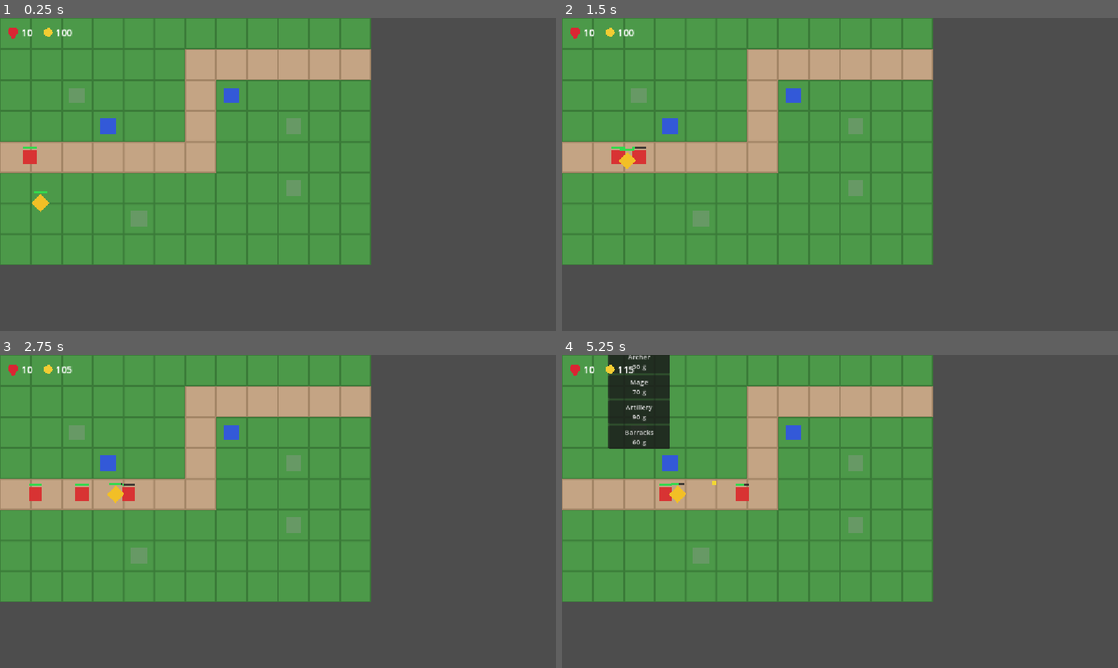
Above: before the commit, frames 1-4 (two rows, left to right).
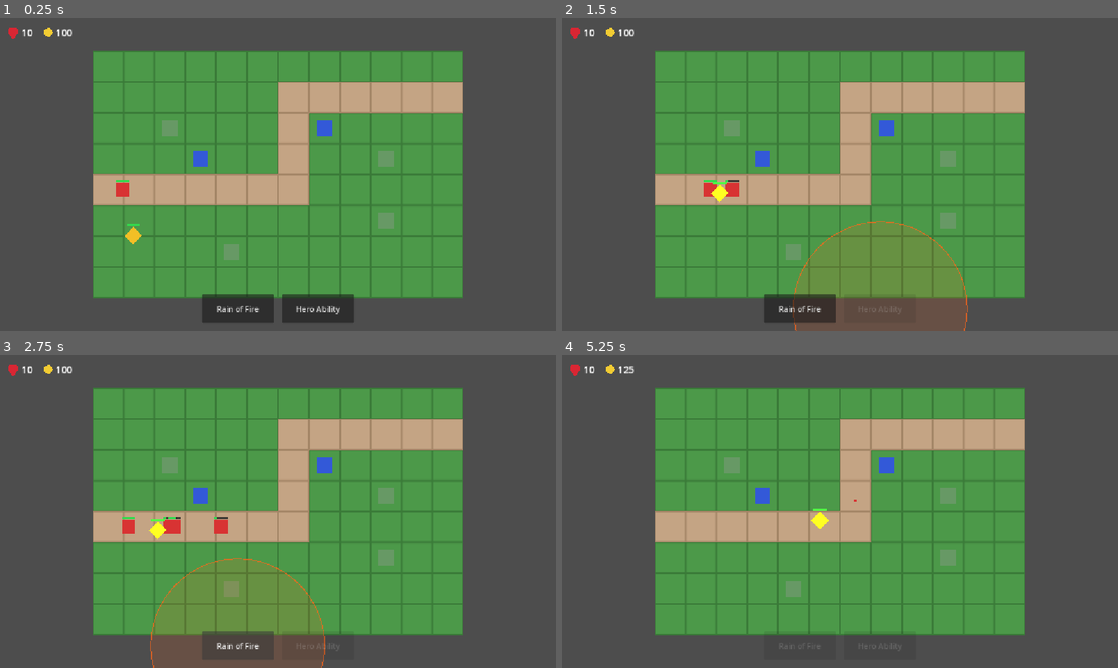
Above: after the commit, the same moments.

Repository: kevinyyin/towerdefensecc
Game: Godot game, scene res://scenes/main/main.tscn
Two runs of this game, one before a commit and one after it. Both use one fixed random seed, a clock stepped at 60 frames per second and the inputs below.
Inputs (mouse positions are in pixels of both pictures, inside the frame that each line leads up to):
- Up to frame 1 (0.25 s): no input
- Up to frame 2 (1.5 s): click (801, 309) at 0.5 s, where only the run after the commit has a clickable "Rain of Fire"; click (878, 309) at 1.25 s, where only the run after the commit has a clickable "Hero Ability"
- Up to frame 3 (2.75 s): click (239, 646) at 2 s, where only the run after the commit has a clickable "Rain of Fire"
- Up to frame 4 (5.25 s): click (801, 646) at 2.75 s, where only the run after the commit has a clickable "Rain of Fire"; move the mouse to (667, 464) at 3.52 s; click (667, 464) at 3.67 s; move the mouse to (795, 433) at 4.27 s; click (795, 433) at 4.42 s; move the mouse to (639, 433) at 5.02 s; click (639, 433) at 5.17 s

The runs differ from the first frame. In frame 1, 54% of the frame differs, in the area x 0-84%, y 0-98%; in frame 2, 57%, in the area x 0-84%, y 0-100%; in frame 3, 56%; in frame 4, 53%.

Commit message:
Add Rain of Fire spell, hero ability, screen shake, particles, and Barracks spawn cap
- Rain of Fire spell button: arm, click the map for AOE magic damage
  with a preview circle and cooldown.
- Hero ability button: 5s invulnerability + 25% attack speed.
- Trauma-based screen shake, triggered on damage >= 20 (Artillery,
  Mage, Rain of Fire), via a new Camera2D + ScreenShake autoload.
- Simple CPUParticles2D trails on projectiles, enemy death bursts,
  and spell impact bursts.
- Barracks now caps its own units at 3 alive at once instead of
  spawning a fresh squad regardless of survivors.
- Add plan.md (isometric tilt / fast-forward / early wave start /
  radial tower menu) for reference; not yet implemented.

Diff:
--- a/project.godot
+++ b/project.godot
@@ -19,6 +19,7 @@
 
 Grid="*res://scripts/autoload/grid.gd"
 GameManager="*res://scripts/autoload/game_manager.gd"
+ScreenShake="*res://scripts/autoload/screen_shake.gd"
 
 [display]
 
--- /dev/null
+++ b/scenes/effects/death_explosion.tscn
@@ -0,0 +1,19 @@
+[gd_scene load_steps=1 format=3]
+
+[node name="DeathExplosion" type="CPUParticles2D"]
+emitting = true
+one_shot = true
+explosiveness = 1.0
+amount = 24
+lifetime = 0.5
+local_coords = false
+direction = Vector2(0, 0)
+spread = 180.0
+gravity = Vector2(0, 60)
+initial_velocity_min = 40.0
+initial_velocity_max = 90.0
+scale_amount_min = 2.0
+scale_amount_max = 4.0
+color = Color(0.85, 0.2, 0.2, 1)
+
+[connection signal="finished" from="." to="." method="queue_free"]
--- a/scenes/hero/hero.tscn
+++ b/scenes/hero/hero.tscn
@@ -20,5 +20,7 @@
 
 [node name="AttackCooldown" type="Timer" parent="."]
 
+[node name="AbilityTimer" type="Timer" parent="."]
+
 [node name="HealthBar" parent="." instance=ExtResource("2")]
 position = Vector2(0, -24)
--- a/scenes/levels/level_1.tscn
+++ b/scenes/levels/level_1.tscn
@@ -7,6 +7,7 @@
 [ext_resource type="PackedScene" path="res://scenes/towers/tower_basic.tscn" id="5"]
 [ext_resource type="PackedScene" path="res://scenes/placement/build_pad.tscn" id="6"]
 [ext_resource type="PackedScene" path="res://scenes/hero/hero.tscn" id="7"]
+[ext_resource type="PackedScene" path="res://scenes/spells/spell_manager.tscn" id="8"]
 
 [node name="Level1" type="Node2D"]
 script = ExtResource("1")
@@ -46,3 +47,5 @@
 
 [node name="Hero" parent="." instance=ExtResource("7")]
 position = Vector2(96, 416)
+
+[node name="SpellManager" parent="." instance=ExtResource("8")]
--- a/scenes/main/main.tscn
+++ b/scenes/main/main.tscn
@@ -1,10 +1,15 @@
-[gd_scene load_steps=3 format=3]
+[gd_scene load_steps=4 format=3]
 
 [ext_resource type="PackedScene" path="res://scenes/levels/level_1.tscn" id="1"]
 [ext_resource type="PackedScene" path="res://scenes/ui/hud.tscn" id="2"]
+[ext_resource type="Script" path="res://scripts/camera/game_camera.gd" id="3"]
 
 [node name="Main" type="Node2D"]
 
 [node name="Level1" parent="." instance=ExtResource("1")]
 
 [node name="HUD" parent="." instance=ExtResource("2")]
+
+[node name="Camera2D" type="Camera2D" parent="."]
+position = Vector2(384, 256)
+script = ExtResource("3")
--- a/scenes/projectiles/projectile_basic.tscn
+++ b/scenes/projectiles/projectile_basic.tscn
@@ -8,3 +8,17 @@
 [node name="Visual" type="Polygon2D" parent="."]
 color = Color(0.95, 0.85, 0.2, 1)
 polygon = PackedVector2Array(-4, -4, 4, -4, 4, 4, -4, 4)
+
+[node name="Trail" type="CPUParticles2D" parent="."]
+emitting = true
+amount = 16
+lifetime = 0.3
+local_coords = false
+direction = Vector2(0, 0)
+spread = 180.0
+gravity = Vector2(0, 0)
+initial_velocity_min = 0.0
+initial_velocity_max = 8.0
+scale_amount_min = 1.5
+scale_amount_max = 2.5
+color = Color(0.95, 0.85, 0.3, 0.8)
--- /dev/null
+++ b/scenes/spells/spell_impact.tscn
@@ -0,0 +1,22 @@
+[gd_scene load_steps=2 format=3]
+
+[ext_resource type="Script" path="res://scripts/spells/spell_impact.gd" id="1"]
+
+[node name="SpellImpact" type="Node2D"]
+script = ExtResource("1")
+
+[node name="Burst" type="CPUParticles2D" parent="."]
+emitting = true
+one_shot = true
+explosiveness = 1.0
+amount = 32
+lifetime = 0.4
+local_coords = false
+direction = Vector2(0, 0)
+spread = 180.0
+gravity = Vector2(0, 0)
+initial_velocity_min = 60.0
+initial_velocity_max = 160.0
+scale_amount_min = 2.5
+scale_amount_max = 4.5
+color = Color(1.0, 0.5, 0.1, 0.9)
--- /dev/null
+++ b/scenes/spells/spell_manager.tscn
@@ -0,0 +1,8 @@
+[gd_scene load_steps=2 format=3]
+
+[ext_resource type="Script" path="res://scripts/spells/spell_manager.gd" id="1"]
+
+[node name="SpellManager" type="Node2D"]
+script = ExtResource("1")
+
+[node name="CooldownTimer" type="Timer" parent="."]
--- a/scenes/ui/hud.tscn
+++ b/scenes/ui/hud.tscn
@@ -42,3 +42,28 @@
 layout_mode = 2
 theme_override_font_sizes/font_size = 20
 text = "0"
+
+[node name="AbilityBar" type="HBoxContainer" parent="."]
+anchor_left = 0.0
+anchor_top = 1.0
+anchor_right = 1.0
+anchor_bottom = 1.0
+offset_left = 16.0
+offset_top = -76.0
+offset_right = -16.0
+offset_bottom = -16.0
+grow_vertical = 0
+alignment = 1
+theme_override_constants/separation = 16
+
+[node name="RainOfFireButton" type="Button" parent="AbilityBar"]
+custom_minimum_size = Vector2(150, 60)
+layout_mode = 2
+theme_override_font_sizes/font_size = 16
+text = "Rain of Fire"
+
+[node name="HeroAbilityButton" type="Button" parent="AbilityBar"]
+custom_minimum_size = Vector2(150, 60)
+layout_mode = 2
+theme_override_font_sizes/font_size = 16
+text = "Hero Ability"
--- /dev/null
+++ b/scripts/autoload/screen_shake.gd
@@ -0,0 +1,30 @@
+extends Node
+
+@export var decay := 5.0
+@export var max_offset := 24.0
+
+var _trauma := 0.0
+var _camera: Camera2D = null
+var _rng := RandomNumberGenerator.new()
+
+func register_camera(camera: Camera2D) -> void:
+	_camera = camera
+
+func shake(amount: float) -> void:
+	_trauma = max(_trauma, clamp(amount, 0.0, 1.0))
+
+func _process(delta: float) -> void:
+	if _trauma > 0.0:
+		_trauma = max(_trauma - decay * delta, 0.0)
+
+	if _camera == null:
+		return
+
+	if _trauma > 0.0:
+		var power := _trauma * _trauma
+		_camera.offset = Vector2(
+			_rng.randf_range(-1.0, 1.0),
+			_rng.randf_range(-1.0, 1.0)
+		) * max_offset * power
+	else:
+		_camera.offset = Vector2.ZERO
--- /dev/null
+++ b/scripts/camera/game_camera.gd
@@ -0,0 +1,4 @@
+extends Camera2D
+
+func _ready() -> void:
+	ScreenShake.register_camera(self)
--- a/scripts/enemies/enemy.gd
+++ b/scripts/enemies/enemy.gd
@@ -2,6 +2,10 @@
 
 const DamageType = preload("res://scripts/combat/damage_type.gd")
 const HealthBar = preload("res://scripts/ui/health_bar.gd")
+const DeathExplosionScene = preload("res://scenes/effects/death_explosion.tscn")
+
+const HEAVY_DAMAGE_THRESHOLD := 20.0
+const HEAVY_HIT_SHAKE := 0.4
 
 signal health_changed(current_hp: float, max_hp: float)
 signal died(gold_reward: int)
@@ -93,11 +97,21 @@
 	current_hp -= mitigated
 	health_changed.emit(current_hp, max_hp)
 	_health_bar.fraction = current_hp / max_hp
+
+	if mitigated >= HEAVY_DAMAGE_THRESHOLD:
+		ScreenShake.shake(HEAVY_HIT_SHAKE)
+
 	if current_hp <= 0:
 		_release_melee_target()
+		_spawn_death_explosion()
 		died.emit(gold_reward)
 		queue_free()
 
 func _release_melee_target() -> void:
 	if _melee_target != null and is_instance_valid(_melee_target) and _melee_target.engaged_by == self:
 		_melee_target.engaged_by = null
+
+func _spawn_death_explosion() -> void:
+	var explosion := DeathExplosionScene.instantiate()
+	get_tree().current_scene.add_child(explosion)
+	explosion.global_position = global_position
--- a/scripts/hero/hero.gd
+++ b/scripts/hero/hero.gd
@@ -1,6 +1,9 @@
 extends CharacterBody2D
 
 const HealthBar = preload("res://scripts/ui/health_bar.gd")
+
+signal ability_activated(duration: float)
+signal ability_ended
 
 @export var speed := 140.0
 @export var max_hp := 60.0
@@ -10,16 +13,23 @@
 @export var attack_rate := 1.5
 @export var arrival_threshold := 8.0
 
+@export var ability_duration := 5.0
+@export var ability_attack_speed_bonus := 0.25
+
 @onready var _attack_cooldown: Timer = $AttackCooldown
+@onready var _ability_timer: Timer = $AbilityTimer
 @onready var _health_bar: HealthBar = $HealthBar
 
 var current_hp: float
 var engaged_by: Node2D = null
 var _move_target: Vector2
 var _target: Node2D = null
+var _invulnerable := false
+var _ability_active := false
 
 func _ready() -> void:
 	add_to_group(&"allies")
+	add_to_group(&"hero")
 	current_hp = max_hp
 	_move_target = global_position
 
@@ -27,6 +37,9 @@
 	_attack_cooldown.one_shot = false
 	_attack_cooldown.timeout.connect(_on_attack_cooldown_timeout)
 	_attack_cooldown.start()
+
+	_ability_timer.one_shot = true
+	_ability_timer.timeout.connect(_on_ability_timeout)
 
 func _unhandled_input(event: InputEvent) -> void:
 	if event is InputEventMouseButton and event.pressed and event.button_index == MOUSE_BUTTON_RIGHT:
@@ -67,7 +80,29 @@
 	if global_position.distance_to(_target.global_position) <= melee_range:
 		_target.take_damage(melee_damage)
 
+func activate_ability() -> void:
+	if _ability_active:
+		return
+
+	_ability_active = true
+	_invulnerable = true
+	_attack_cooldown.wait_time = (1.0 / attack_rate) / (1.0 + ability_attack_speed_bonus)
+	modulate = Color(1.6, 1.6, 0.9)
+
+	_ability_timer.wait_time = ability_duration
+	_ability_timer.start()
+	ability_activated.emit(ability_duration)
+
+func _on_ability_timeout() -> void:
+	_ability_active = false
+	_invulnerable = false
+	_attack_cooldown.wait_time = 1.0 / attack_rate
+	modulate = Color(1, 1, 1)
+	ability_ended.emit()
+
 func take_damage(amount: float) -> void:
+	if _invulnerable:
+		return
 	current_hp -= amount
 	_health_bar.fraction = current_hp / max_hp
 	if current_hp <= 0:
--- /dev/null
+++ b/scripts/spells/spell_impact.gd
@@ -0,0 +1,13 @@
+extends Node2D
+
+@export var radius := 100.0
+@export var color := Color(1.0, 0.4, 0.1, 0.5)
+@export var duration := 0.35
+
+func _ready() -> void:
+	var tween := create_tween()
+	tween.tween_property(self, "modulate:a", 0.0, duration)
+	tween.tween_callback(queue_free)
+
+func _draw() -> void:
+	draw_circle(Vector2.ZERO, radius, color)
--- /dev/null
+++ b/scripts/spells/spell_manager.gd
@@ -0,0 +1,76 @@
+extends Node2D
+
+signal cooldown_started(duration: float)
+signal cooldown_ended
+
+const DamageType = preload("res://scripts/combat/damage_type.gd")
+const SpellImpactScene = preload("res://scenes/spells/spell_impact.tscn")
+
+@export var radius := 180.0
+@export var damage := 40.0
+@export var cooldown := 10.0
+
+@onready var _cooldown_timer: Timer = $CooldownTimer
+
+var _armed := false
+var _on_cooldown := false
+
+func _ready() -> void:
+	add_to_group(&"spell_manager")
+	_cooldown_timer.one_shot = true
+	_cooldown_timer.timeout.connect(_on_cooldown_timeout)
+
+func arm() -> void:
+	if _on_cooldown or _armed:
+		return
+	_armed = true
+	queue_redraw()
+
+func disarm() -> void:
+	if _armed:
+		_armed = false
+		queue_redraw()
+
+func _process(_delta: float) -> void:
+	if _armed:
+		global_position = get_global_mouse_position()
+		queue_redraw()
+
+func _draw() -> void:
+	if _armed:
+		draw_circle(Vector2.ZERO, radius, Color(1.0, 0.4, 0.1, 0.15))
+		draw_arc(Vector2.ZERO, radius, 0.0, TAU, 64, Color(1.0, 0.4, 0.1, 0.7), 2.0)
+
+func _unhandled_input(event: InputEvent) -> void:
+	if not _armed:
+		return
+	if event is InputEventMouseButton and event.pressed:
+		if event.button_index == MOUSE_BUTTON_LEFT:
+			_cast(get_global_mouse_position())
+		elif event.button_index == MOUSE_BUTTON_RIGHT:
+			disarm()
+
+func _cast(target_pos: Vector2) -> void:
+	_armed = false
+	queue_redraw()
+
+	for enemy in get_tree().get_nodes_in_group(&"enemies"):
+		if is_instance_valid(enemy) and target_pos.distance_to(enemy.global_position) <= radius:
+			enemy.take_damage(damage, DamageType.Type.MAGIC)
+
+	var impact := SpellImpactScene.instantiate()
+	get_tree().current_scene.add_child(impact)
+	impact.global_position = target_pos
+	impact.radius = radius
+
+	_start_cooldown()
+
+func _start_cooldown() -> void:
+	_on_cooldown = true
+	_cooldown_timer.wait_time = cooldown
+	_cooldown_timer.start()
+	cooldown_started.emit(cooldown)
+
+func _on_cooldown_timeout() -> void:
+	_on_cooldown = false
+	cooldown_ended.emit()
--- a/scripts/towers/barracks.gd
+++ b/scripts/towers/barracks.gd
@@ -4,9 +4,12 @@
 @export var cost := 60
 @export var spawn_interval := 10.0
 @export var squad_size := 3
+@export var max_alive := 3
 @export var ally_scene: PackedScene = preload("res://scenes/allies/ally.tscn")
 
 @onready var _spawn_timer: Timer = $SpawnTimer
+
+var _living_allies := 0
 
 func _ready() -> void:
 	_spawn_timer.wait_time = spawn_interval
@@ -15,13 +18,20 @@
 	_spawn_timer.start()
 
 func _on_spawn_timeout() -> void:
+	var to_spawn: int = min(squad_size, max_alive - _living_allies)
+	if to_spawn <= 0:
+		return
+
 	var level := get_tree().get_first_node_in_group(&"level")
 	var allies_container := level.get_node("AlliesContainer")
 	var rally_point: Vector2 = level.get_nearest_path_point(global_position)
 
-	for i in squad_size:
+	for i in to_spawn:
 		var ally := ally_scene.instantiate()
 		allies_container.add_child(ally)
 		var angle := TAU * i / squad_size
 		ally.global_position = global_position + Vector2(cos(angle), sin(angle)) * 20.0
 		ally.rally_point = rally_point
+
+		_living_allies += 1
+		ally.tree_exited.connect(func(): _living_allies -= 1)
--- a/scripts/ui/hud.gd
+++ b/scripts/ui/hud.gd
@@ -2,6 +2,8 @@
 
 @onready var _health_label: Label = $Margin/TopBar/HealthRow/HealthLabel
 @onready var _gold_label: Label = $Margin/TopBar/GoldRow/GoldLabel
+@onready var _rain_of_fire_button: Button = $AbilityBar/RainOfFireButton
+@onready var _hero_ability_button: Button = $AbilityBar/HeroAbilityButton
 
 func _ready() -> void:
 	GameManager.health_changed.connect(_on_health_changed)
@@ -9,8 +11,47 @@
 	_on_health_changed(GameManager.base_hp, GameManager.max_base_hp)
 	_on_gold_changed(GameManager.gold)
 
-func _on_health_changed(current_hp: int, max_hp: int) -> void:
+	_rain_of_fire_button.pressed.connect(_on_rain_of_fire_pressed)
+	_hero_ability_button.pressed.connect(_on_hero_ability_pressed)
+
+	var spell_manager := get_tree().get_first_node_in_group(&"spell_manager")
+	if spell_manager:
+		spell_manager.cooldown_started.connect(_on_spell_cooldown_started)
+		spell_manager.cooldown_ended.connect(_on_spell_cooldown_ended)
+
+	var hero := get_tree().get_first_node_in_group(&"hero")
+	if hero:
+		hero.ability_activated.connect(_on_hero_ability_activated)
+		hero.ability_ended.connect(_on_hero_ability_ended)
+
+func _on_health_changed(current_hp: int, _max_hp: int) -> void:
 	_health_label.text = "%d" % current_hp
 
 func _on_gold_changed(new_gold: int) -> void:
 	_gold_label.text = str(new_gold)
+
+func _on_rain_of_fire_pressed() -> void:
+	var spell_manager := get_tree().get_first_node_in_group(&"spell_manager")
+	if spell_manager:
+		spell_manager.arm()
+
+func _on_hero_ability_pressed() -> void:
+	var hero := get_tree().get_first_node_in_group(&"hero")
+	if hero:
+		hero.activate_ability()
+
+func _on_spell_cooldown_started(_duration: float) -> void:
+	_rain_of_fire_button.disabled = true
+	_rain_of_fire_button.modulate.a = 0.4
+
+func _on_spell_cooldown_ended() -> void:
+	_rain_of_fire_button.disabled = false
+	_rain_of_fire_button.modulate.a = 1.0
+
+func _on_hero_ability_activated(_duration: float) -> void:
+	_hero_ability_button.disabled = true
+	_hero_ability_button.modulate.a = 0.4
+
+func _on_hero_ability_ended() -> void:
+	_hero_ability_button.disabled = false
+	_hero_ability_button.modulate.a = 1.0
Not shown: 1 places in scenes/levels/level_1.tscn that only renumber resources
Not shown, added: scripts/autoload/screen_shake.gd.uid
Not shown, added: scripts/camera/game_camera.gd.uid
Not shown, added: scripts/hero/hero.gd.uid
Not shown, added: scripts/spells/spell_impact.gd.uid
Not shown, added: scripts/spells/spell_manager.gd.uid
Not shown, added: scripts/ui/health_bar.gd.uid
Not shown, added: plan.md
